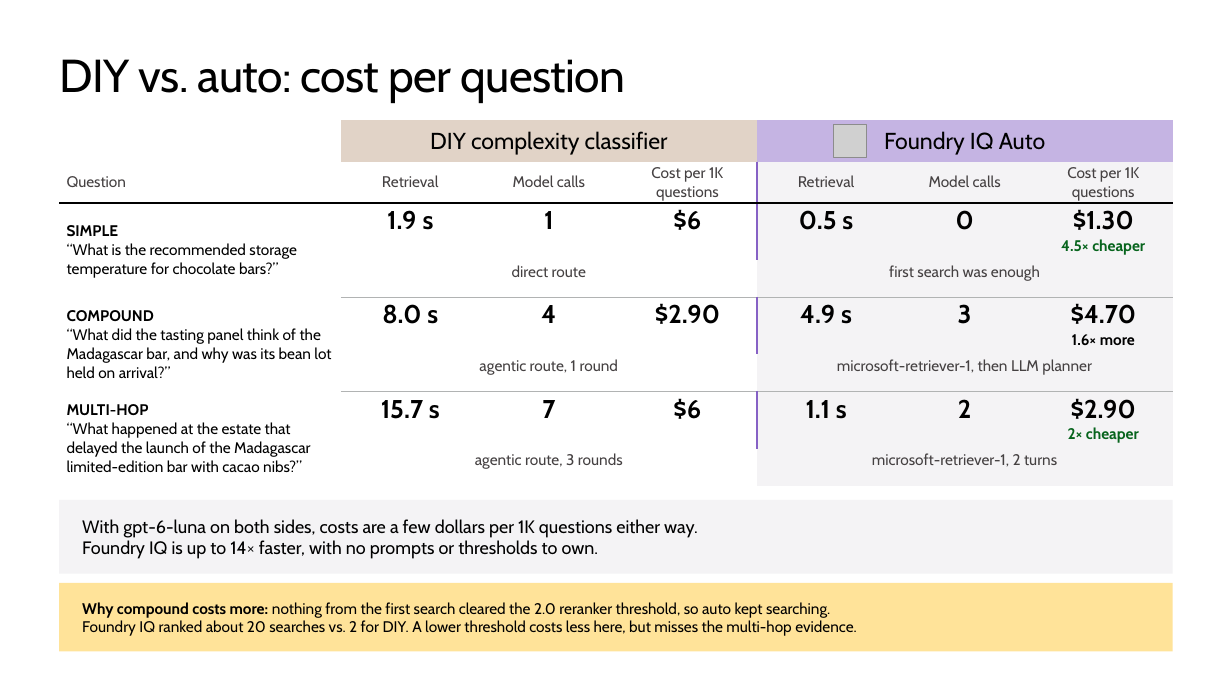
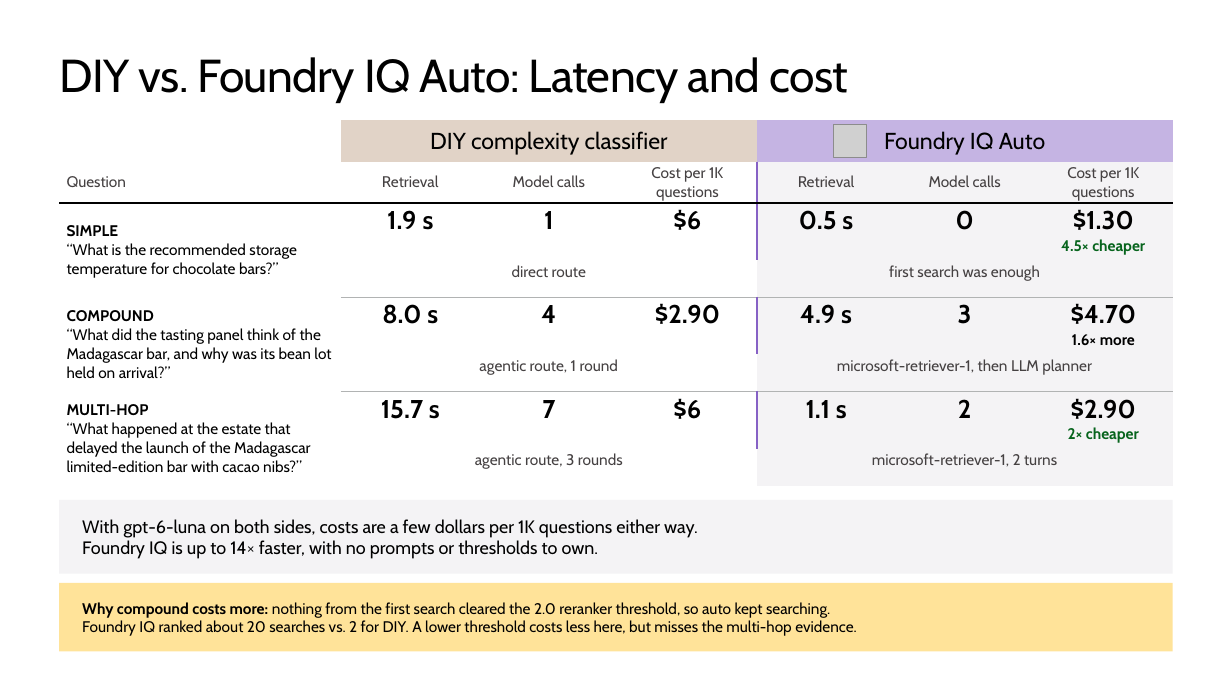
Before and after one commit to microsoft/ignite26-BRK300-building-agentic-retrieval-from-diy-to-foundry-iq, a slide deck: slide 38 of IgniteBRK300-WorkingDeck.pptx (slide 35 before the commit). Drawn at 1232x693 pixels with LibreOffice and Linux fonts; fonts in the diff are those of the drawing; grey boxes stand for pictures; background and template pictures are left out. Boxes give left, top, right and bottom in pixels: in the first picture for what was removed or moved away, otherwise in the second. Text is boxed around its words. In the diff, an @@ line names an element or a change of style, - is before the commit and + after.

Commit message:
Slide updates and use latest SDK for foundry IQ agent

```diff
--- a/IgniteBRK300-WorkingDeck.pptx
+++ b/IgniteBRK300-WorkingDeck.pptx
@@ title at <box>59,57,848,103</box>: text changed @@
-DIY vs. auto: cost per question
+DIY vs. Foundry IQ Auto: Latency and cost
```
Also in this commit, not shown: 11 other slides changed, 4 slides added, 4 slides removed, 7 other files.
